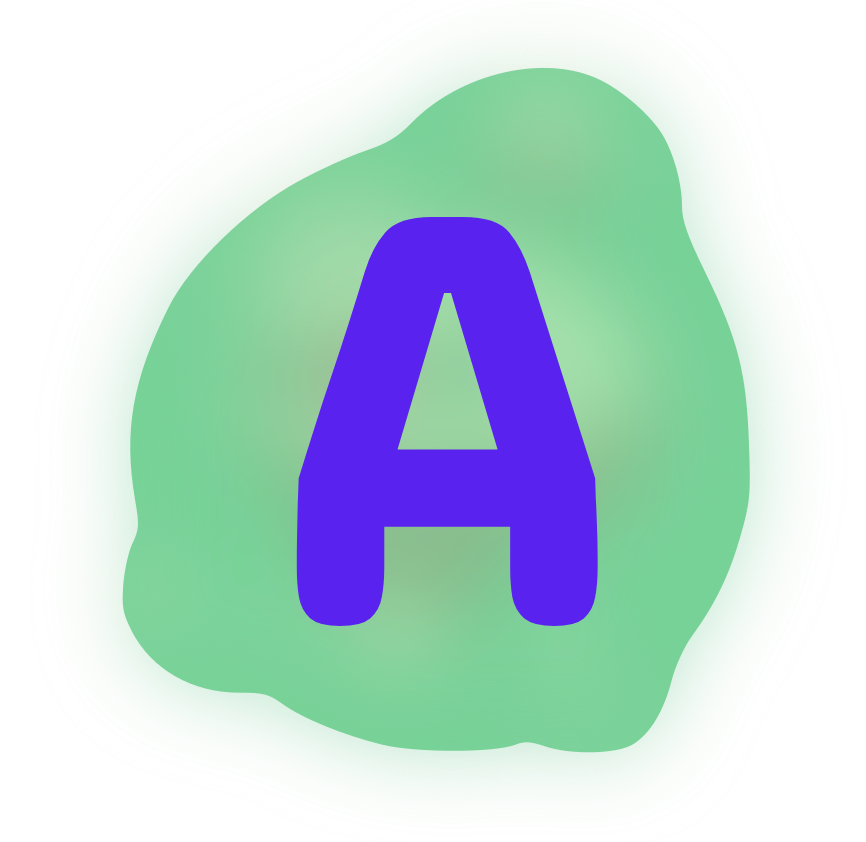
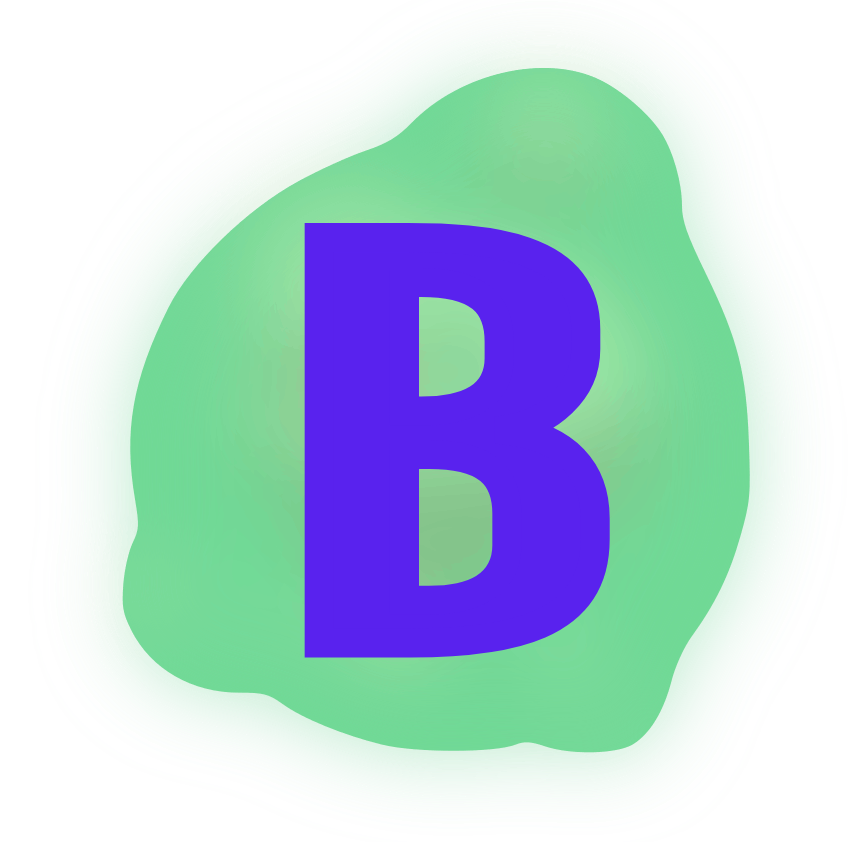
Before/after of a 866 x 842 layered artwork. What changed in the layer stack:
renamed "A" to "B", painted on it over [left=296, top=217, right=610, bottom=658]
painted on "Background" over [left=85, top=29, right=785, bottom=794]
